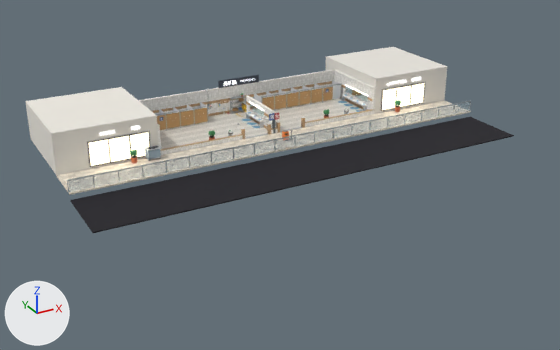
The glTF model models/level_mall.glb, before and after one commit.
The view is the same before and after, from a camera (50 mm lens) standing at (-31.9, -62.3, 25.2) and looking at (-0.9, -6.0, -2.9). The lights are fixed; the arrows at lower left show +X, +Y and +Z. The older version comes first. Where no turn or scale is listed for an object, it has been applied to the vertices. Vertices at exactly the same position are counted once.

Objects in the first picture: 'decor', 'floor', 'neighbours', 'stall_partitions', 'street', 'walls' and 21 more.
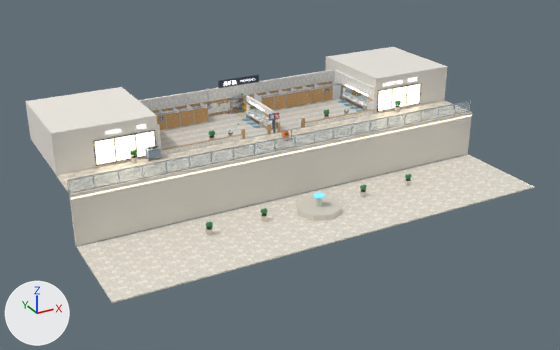
Boxes [x1, y1, x2, y2] around the edits, measured in the pictures (560 x 350 px; the box of a moved part takes in the faces that stretch with it):
'street', reshaped (52% taller)
    before: [56, 100, 514, 233]
    after: [56, 100, 534, 303]
part 1 of me_neighbours, moved or reshaped
    before: [88, 132, 149, 166]
    after: [94, 131, 155, 165]
part 2 of me_neighbours, moved or reshaped
    before: [382, 83, 425, 110]
    after: [378, 84, 421, 111]
part 3 of me_neighbours, moved or reshaped
    before: [87, 143, 91, 167]
    after: [93, 142, 97, 165]
part 4 of me_neighbours, moved or reshaped
    before: [108, 139, 111, 163]
    after: [114, 138, 117, 162]
part 5 of me_neighbours, moved or reshaped
    before: [87, 131, 149, 143]
    after: [93, 130, 155, 142]
part 6 of me_street, added
    after: [69, 111, 472, 246]
part 7 of me_street, added
    after: [71, 115, 472, 199]
part 8 of me_street, added
    after: [77, 154, 534, 303]
part 9 of me_street, added
    after: [296, 196, 342, 221]
part 10 of me_street, added
    after: [316, 198, 322, 207]
part 11 of me_street, added
    after: [313, 192, 325, 199]
part 12 of me_street, deleted
    before: [70, 117, 514, 233]

The change, as a diff of the scene's bpy script:
```diff
--- a/models/level_mall.glb.py
+++ b/models/level_mall.glb.py
@@ me_neighbours @@
 me_neighbours.from_pydata(...)  # 128 vertices, 192 faces; spans x -20.0..20.0, y -3.3..6.0, z 0.0..3.6
+# me_neighbours part 1: the loose piece of 8 vertices spanning x -17.2..-12.0, y -3.2, z 0.2..2.3 is moved by (0.5, 0.0, 0.0)
+# me_neighbours part 2: the loose piece of 8 vertices spanning x 12.0..17.2, y -3.2, z 0.2..2.3 is moved by (-0.5, 0.0, 0.0)
+# me_neighbours part 3: the loose piece of 8 vertices spanning x -17.2, y -3.3..-3.2, z 0.2..2.3 is moved by (0.5, 0.0, 0.0)
+# me_neighbours part 4: the loose piece of 8 vertices spanning x -15.5, y -3.3..-3.2, z 0.2..2.3 is moved by (0.5, 0.0, 0.0)
+# me_neighbours part 5: the loose piece of 8 vertices spanning x -17.2..-12.0, y -3.3..-3.2, z 2.3..2.4 is moved by (0.5, 0.0, 0.0)
 me_neighbours.materials.append(mat_facade_left)
@@ me_street @@
-me_street.from_pydata(...)  # 200 vertices, 300 faces; spans x -20.0..20.0, y -13.2..-3.2, z -0.7..1.1
+me_street.from_pydata(...)  # 1000 vertices, 1732 faces; spans x -20.0..20.0, y -16.5..-3.2, z -4.6..1.1
+# me_street part 6: a new loose piece, a box spanning x -20.0..20.0, y -7.4..-7.1, z -4.5..0.0, in mat_atrium_slab (light grey #e4e0d6)
+# me_street part 7: a new loose piece, a box spanning x -20.0..20.0, y -7.41..-7.39, z -0.41..-0.29, in mat_atrium_glow (pale yellow #fff6e0, glowing beige #fff1cc)
+# me_street part 8: a new loose piece, a box spanning x -20.0..20.0, y -16.5..-7.5, z -4.6..-4.5, in mat_atrium_floor (picture img_atrium_floor)
+# me_street part 9: a new loose piece, an 8-sided cylinder along z spanning x -2.0..2.0, y -13.2..-9.2, z -4.5..-4.0, in mat_fountain_stone (pale yellow #d8d2c4)
+# me_street part 10: a new loose piece, an 8-sided cylinder along z spanning x -0.25..0.25, y -11.45..-10.95, z -4.05..-3.15, in mat_fountain_stone (pale yellow #d8d2c4)
+# me_street part 11: a new loose piece, an 8-sided cylinder along z spanning x -0.5..0.5, y -11.7..-10.7, z -3.12..-2.97, in mat_fountain_water (cyan #7fd0f0, glowing cyan #55aed2)
+# me_street part 12: the loose piece of 8 vertices spanning x -20.0..20.0, y -13.2..-7.2, z -0.7..-0.6 is deleted
+# other edits to the shape of me_street do not show in these pictures
 me_street.materials.append(mat_paving)
-me_street.materials.append(mat_atrium)  # black #1c1a22
 me_street.materials.append(mat_balustrade)
 me_street.materials.append(mat_steel)
+me_street.materials.append(mat_atrium_slab)  # light grey #e4e0d6
+me_street.materials.append(mat_atrium_glow)  # pale yellow #fff6e0, glowing beige #fff1cc
+me_street.materials.append(mat_atrium_floor)  # picture img_atrium_floor
+me_street.materials.append(mat_fountain_stone)  # pale yellow #d8d2c4
+me_street.materials.append(mat_fountain_water)  # cyan #7fd0f0, glowing cyan #55aed2
+me_street.materials.append(mat_pot)  # pale yellow #d8d2c4
+me_street.materials.append(mat_soil)  # brown #4a3a2c
+me_street.materials.append(mat_leaf)  # green #3f8a55
```
